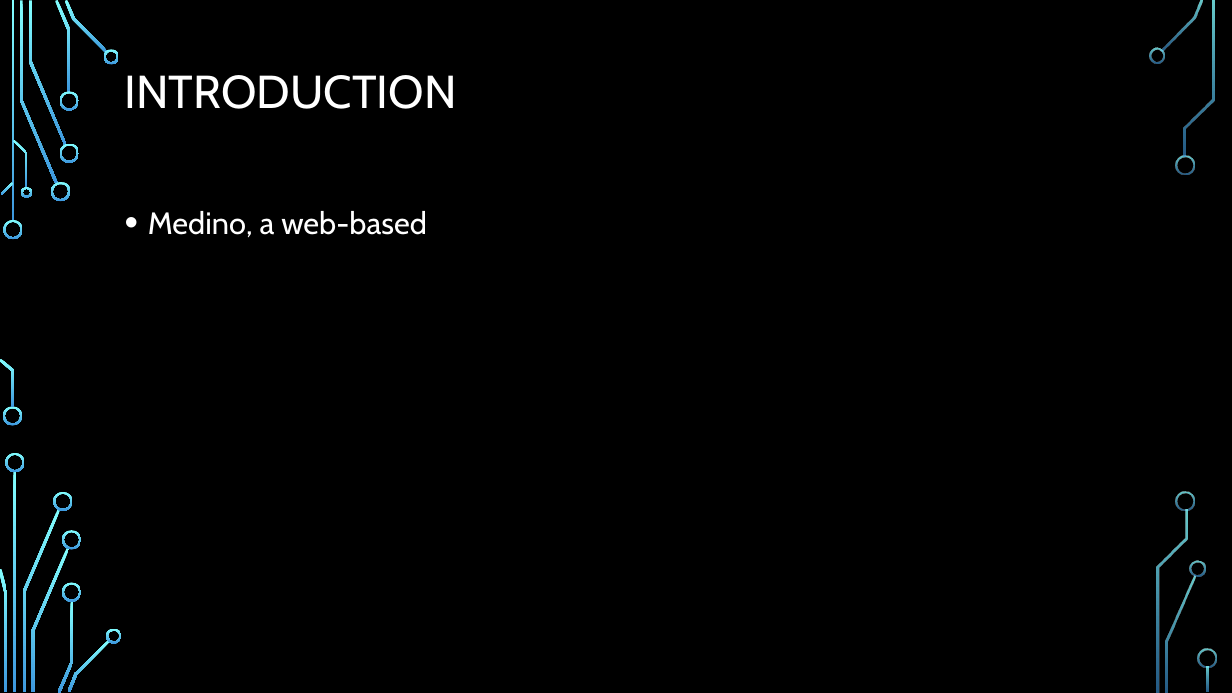
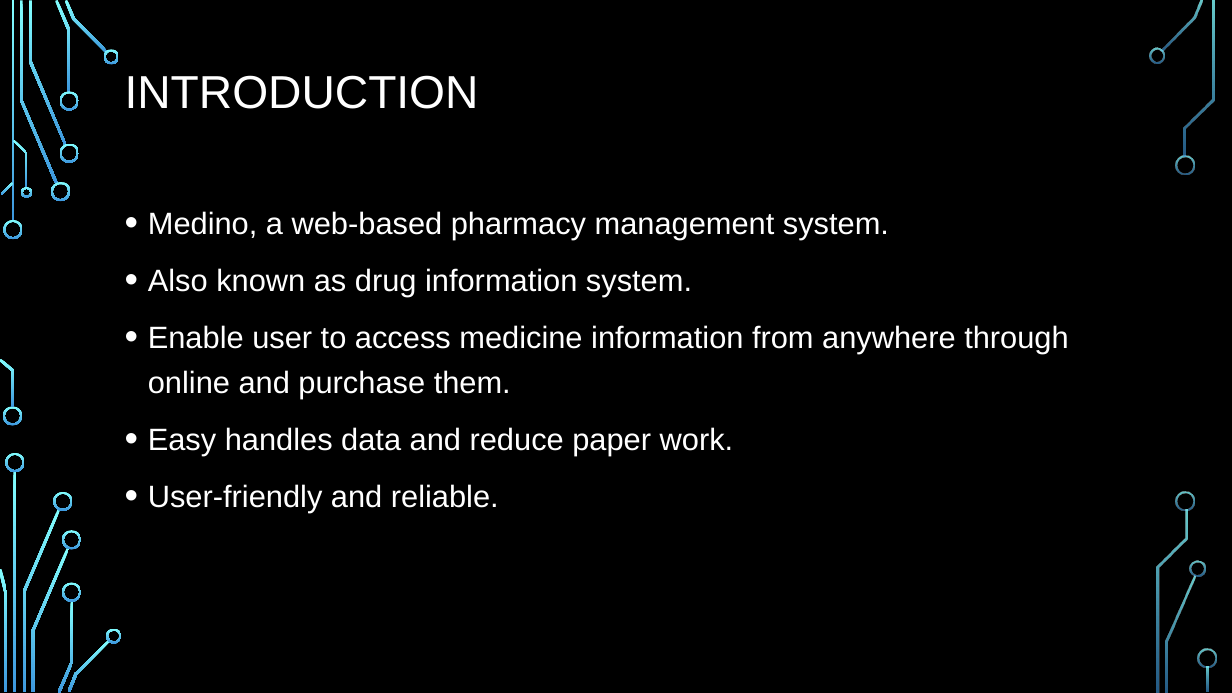
Before and after one commit to sdaisyna/PharmacyMS, a slide deck: slide 2 of Design/Medino Pharmacy.pptx (slide 3 before the commit). Drawn at 1232x693 pixels with LibreOffice and Linux fonts; fonts in the diff are those of the drawing; background and template pictures are left out. Boxes give left, top, right and bottom in pixels: in the first picture for what was removed or moved away, otherwise in the second. Text is boxed around its words. In the diff, an @@ line names an element or a change of style, - is before the commit and + after.

```diff
--- a/Design/Medino Pharmacy.pptx
+++ b/Design/Medino Pharmacy.pptx
@@ title "INTRODUCTION" at [125, 75, 479, 109]: font Cabin to Arial @@
@@ text at [148, 211, 1068, 513]: text changed; font Cabin to Arial @@
-• Medino, a web-based
+• Medino, a web-based pharmacy management system.
+• Also known as drug information system.
+• Enable user to access medicine information from anywhere through online and purchase them.
+• Easy handles data and reduce paper work.
+• User-friendly and reliable.
```
Also in this commit, not shown: 1 other slide changed, 42 slides added, 1 slide removed, 6 other files.
